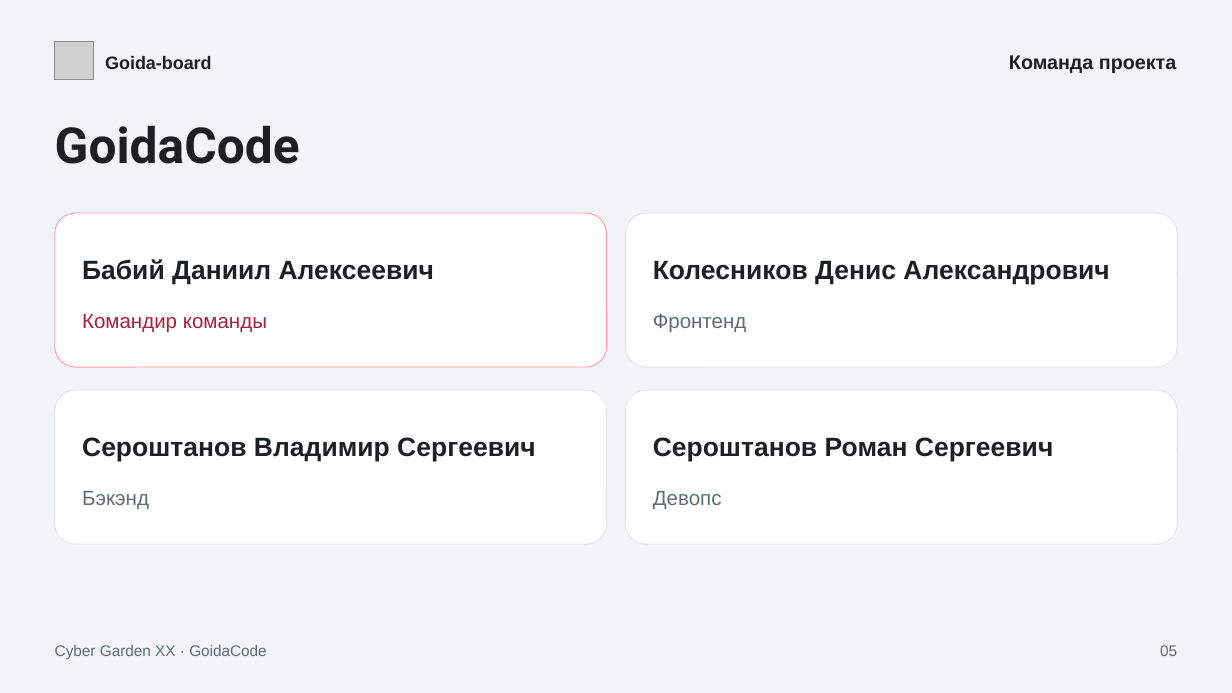
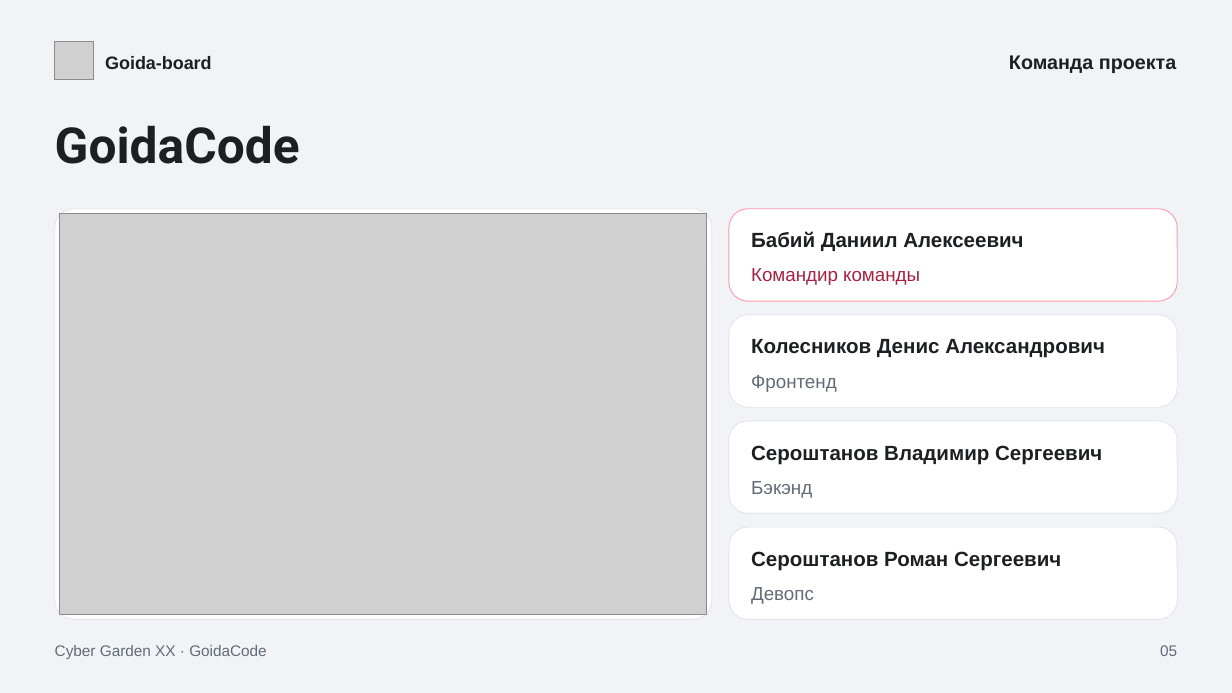
Before and after one commit to LIGI464/MTS, a slide deck: slide 5 of docs/hackathon/goida-board.pptx. Drawn at 1232x693 pixels with LibreOffice and Linux fonts; fonts in the diff are those of the drawing; grey boxes stand for pictures. Boxes give left, top, right and bottom in pixels: in the first picture for what was removed or moved away, otherwise in the second. Text is boxed around its words. In the diff, an @@ line names an element or a change of style, - is before the commit and + after.

Commit message:
docs: show Goida-board features as GIFs and add team photo

```diff
--- a/docs/hackathon/goida-board.pptx
+++ b/docs/hackathon/goida-board.pptx
@@ rounded rectangle: place and size @@
-rounded rectangle at <box>55,390,607,545</box>
+rounded rectangle at <box>55,209,712,619</box>
@@ rounded rectangle added at <box>729,209,1178,301</box>, fill #FFFFFF, outline #FF99AD 0.8 pt @@
@@ rounded rectangle removed at <box>55,213,607,367</box> @@
@@ picture added at <box>60,214,707,614</box> @@
@@ text "Бабий Даниил Алексеевич": place and size @@
-text "Бабий Даниил Алексеевич" at <box>82,259,434,284</box>
+text "Бабий Даниил Алексеевич" at <box>751,231,1023,251</box>
@@ text "Командир команды": place and size @@
-text "Командир команды" at <box>82,314,267,333</box>
+text "Командир команды" at <box>751,268,920,285</box>
@@ proportions changed in 3 elements at <box>729,421,1178,513</box>, <box>55,209,712,619</box>, <box>729,315,1178,407</box> @@
@@ rounded rectangle: place and size @@
-rounded rectangle at <box>625,213,1177,367</box>
+rounded rectangle at <box>729,315,1178,407</box>
@@ text "Колесников Денис Александрович": place and size @@
-text "Колесников Денис Александрович" at <box>653,260,1109,284</box>
+text "Колесников Денис Александрович" at <box>751,339,1105,358</box>
@@ text "Фронтенд": place and size @@
-text "Фронтенд" at <box>653,314,747,333</box>
+text "Фронтенд" at <box>751,375,837,392</box>
@@ rounded rectangle: place and size @@
-rounded rectangle at <box>625,390,1177,545</box>
+rounded rectangle at <box>729,421,1178,513</box>
@@ size 23.2 to 18 pt in 4 elements at <box>751,339,1105,358</box>, <box>751,551,1061,571</box>, <box>751,231,1023,251</box>, <box>751,445,1102,464</box> @@
@@ text "Сероштанов Владимир Сергеевич": place and size @@
-text "Сероштанов Владимир Сергеевич" at <box>82,437,535,461</box>
+text "Сероштанов Владимир Сергеевич" at <box>751,445,1102,464</box>
@@ size 18 to 16.5 pt in 4 elements at <box>751,375,837,392</box>, <box>751,587,814,604</box>, <box>751,268,920,285</box>, <box>751,481,812,498</box> @@
@@ text "Бэкэнд": place and size @@
-text "Бэкэнд" at <box>82,491,149,509</box>
+text "Бэкэнд" at <box>751,481,812,498</box>
@@ rounded rectangle added at <box>729,527,1178,619</box>, fill #FFFFFF, outline #E2E5EB 0.8 pt @@
@@ text "Сероштанов Роман Сергеевич": place and size @@
-text "Сероштанов Роман Сергеевич" at <box>653,437,1053,461</box>
+text "Сероштанов Роман Сергеевич" at <box>751,551,1061,571</box>
@@ text "Девопс": place and size @@
-text "Девопс" at <box>653,491,722,509</box>
+text "Девопс" at <box>751,587,814,604</box>
```
Also in this commit, not shown: 2 other slides changed.
